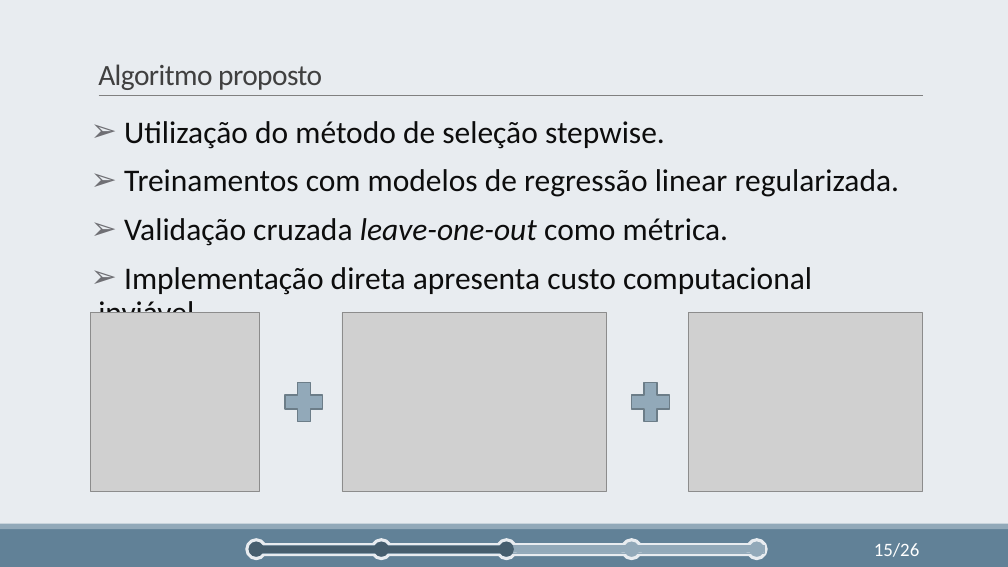
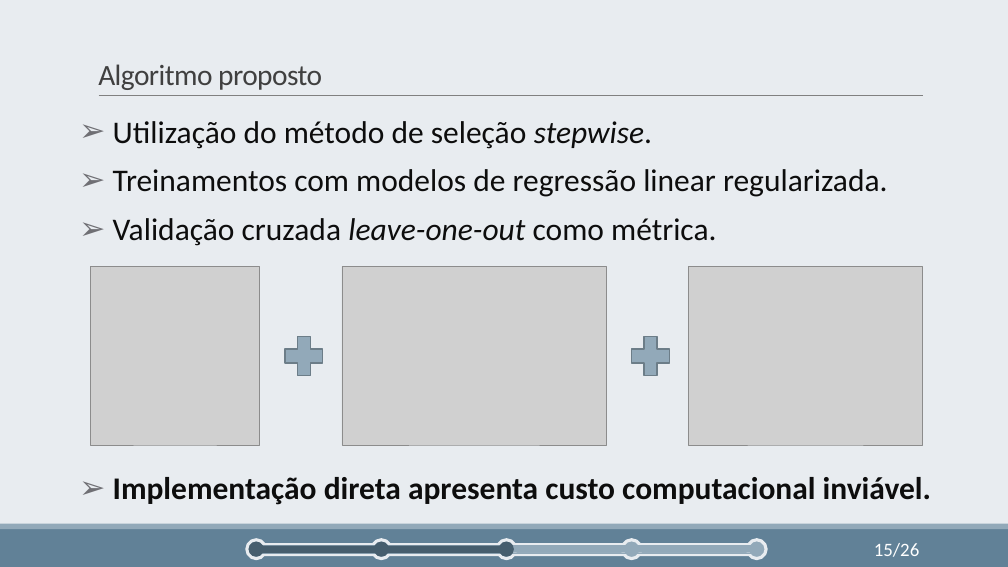
Before and after one commit to cmbhjv/TCC-Latex, a slide deck: slide 15 of TCC-Pres/Seleção Incremental de Variáveis utilizando Preditores Lineares e.pptx. Drawn at 1008x567 pixels with LibreOffice and Linux fonts; fonts in the diff are those of the drawing; grey boxes stand for pictures. Boxes give left, top, right and bottom in pixels: in the first picture for what was removed or moved away, otherwise in the second. Text is boxed around its words. In the diff, an @@ line names an element or a change of style, - is before the commit and + after.

```diff
--- a/TCC-Pres/Seleção Incremental de Variáveis utilizando Preditores Lineares e.pptx
+++ b/TCC-Pres/Seleção Incremental de Variáveis utilizando Preditores Lineares e.pptx
@@ text "Utilização do método de seleção ...": place and size @@
-text "Utilização do método de seleção ..." at [98, 121, 900, 313]
+text "Utilização do método de seleção ..." at [113, 121, 931, 505]
@@ text at [113, 121, 931, 505]: italic on in "stepwise."; bold on in "Implementação direta apresenta custo computacional inviável." @@
@@ 3 pictures, 2 pluses: place and size @@
-3 pictures, 2 pluses at [91, 312, 923, 491]
+3 pictures, 2 pluses at [91, 266, 923, 445]
```
Also in this commit, not shown: 23 other slides changed.
